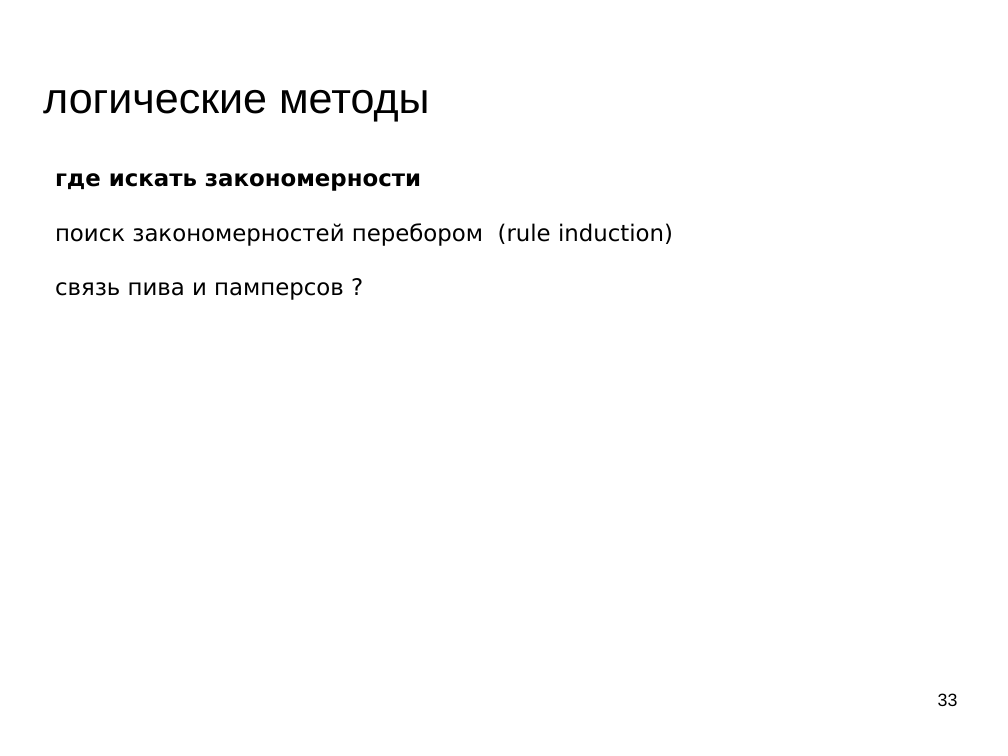
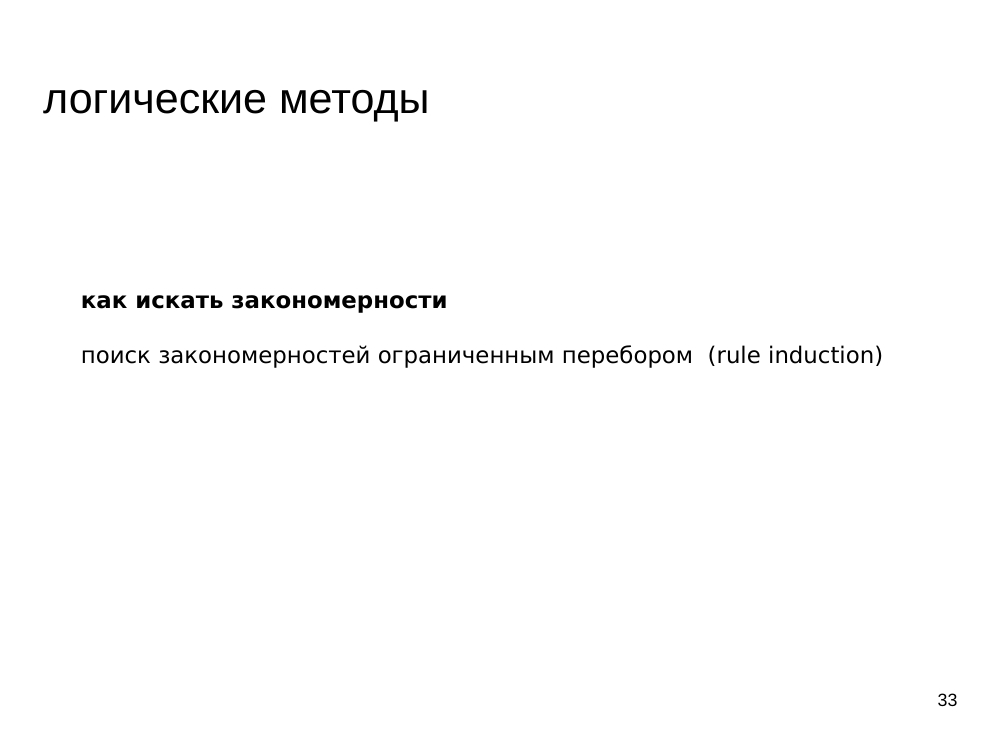
Before and after one commit to mechanoid5/ml_lectorium_legacy, a slide deck: slide 33 of 08-logical.odp. Drawn at 1008x756 pixels with LibreOffice and Linux fonts; fonts in the diff are those of the drawing; background and template pictures are left out. Boxes give left, top, right and bottom in pixels: in the first picture for what was removed or moved away, otherwise in the second. Text is boxed around its words. In the diff, an @@ line names an element or a change of style, - is before the commit and + after.

```diff
--- a/08-logical.odp
+++ b/08-logical.odp
@@ text at [81, 295, 883, 368]: text changed @@
-где искать закономерности
-поиск закономерностей перебором (rule induction)
-связь пива и памперсов ?
+как искать закономерности
+поиск закономерностей ограниченным перебором (rule induction)
```
Also in this commit, not shown: 6 other slides changed, 2 slides added, 1 slide removed, 4 other files.
